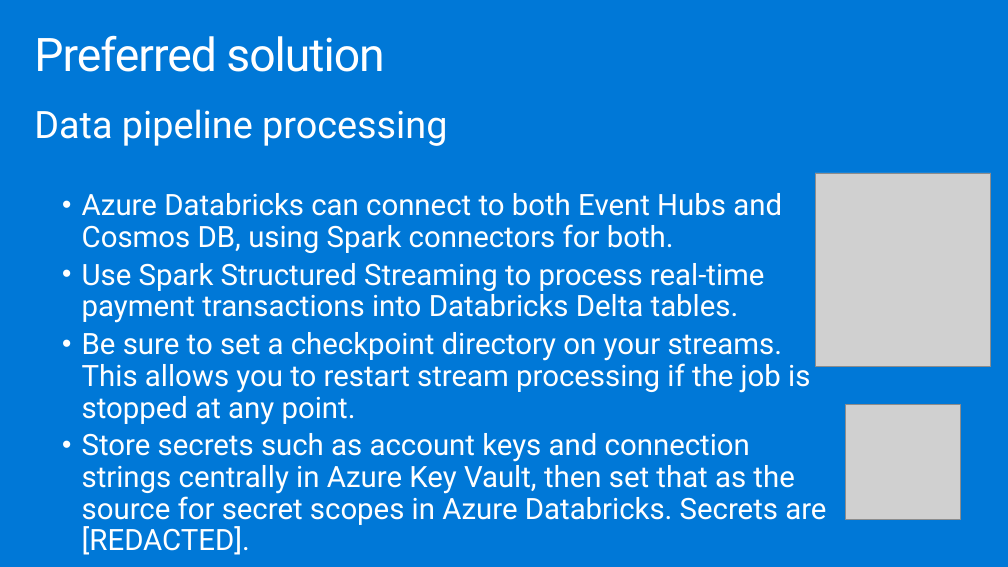
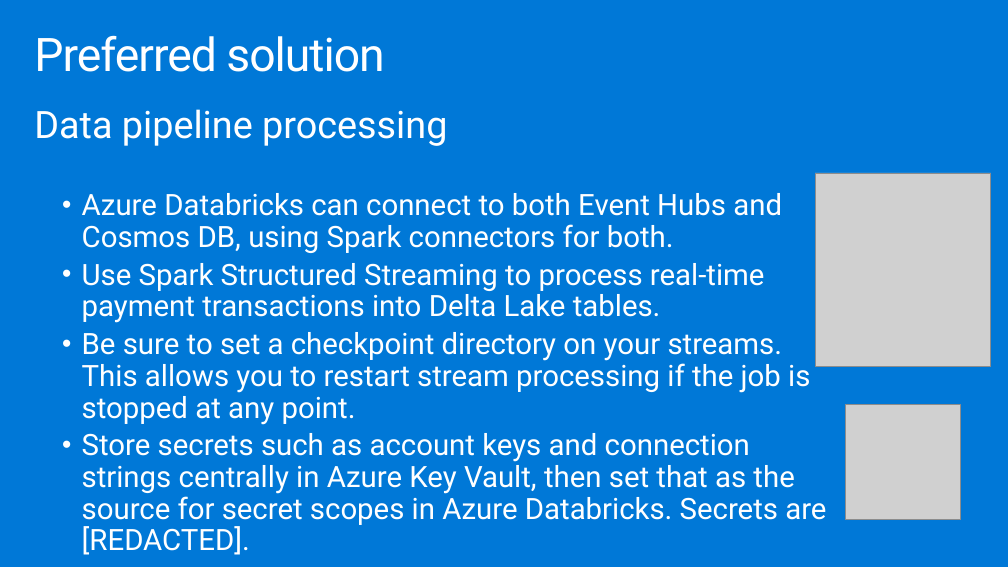
Before and after one commit to testjiho/innovative-fraud-detection, a slide deck: slide 22 of Whiteboard design session/WDS trainer presentation - Cosmos DB Real Time Advanced Analytics.pptx. Drawn at 1008x567 pixels with LibreOffice and Linux fonts; fonts in the diff are those of the drawing; grey boxes stand for pictures. Boxes give left, top, right and bottom in pixels: in the first picture for what was removed or moved away, otherwise in the second. Text is boxed around its words. In the diff, an @@ line names an element or a change of style, - is before the commit and + after.

```diff
--- a/Whiteboard design session/WDS trainer presentation - Cosmos DB Real Time Advanced Analytics.pptx
+++ b/Whiteboard design session/WDS trainer presentation - Cosmos DB Real Time Advanced Analytics.pptx
@@ text at box(82, 263, 765, 323): text changed @@
-  • Use Spark Structured Streaming to process real-time payment transactions into Databricks Delta tables.
+  • Use Spark Structured Streaming to process real-time payment transactions into Delta Lake tables.
```
Also in this commit, not shown: 3 other slides changed, 1 other file.
